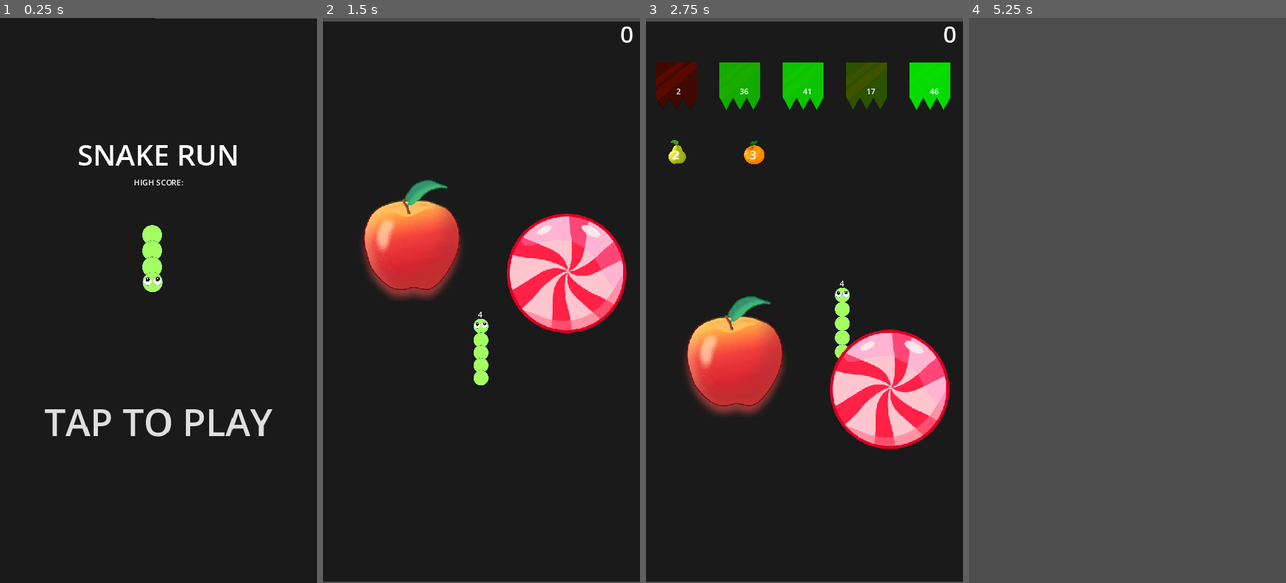
Above: before the commit, frames 1-4 (left to right).
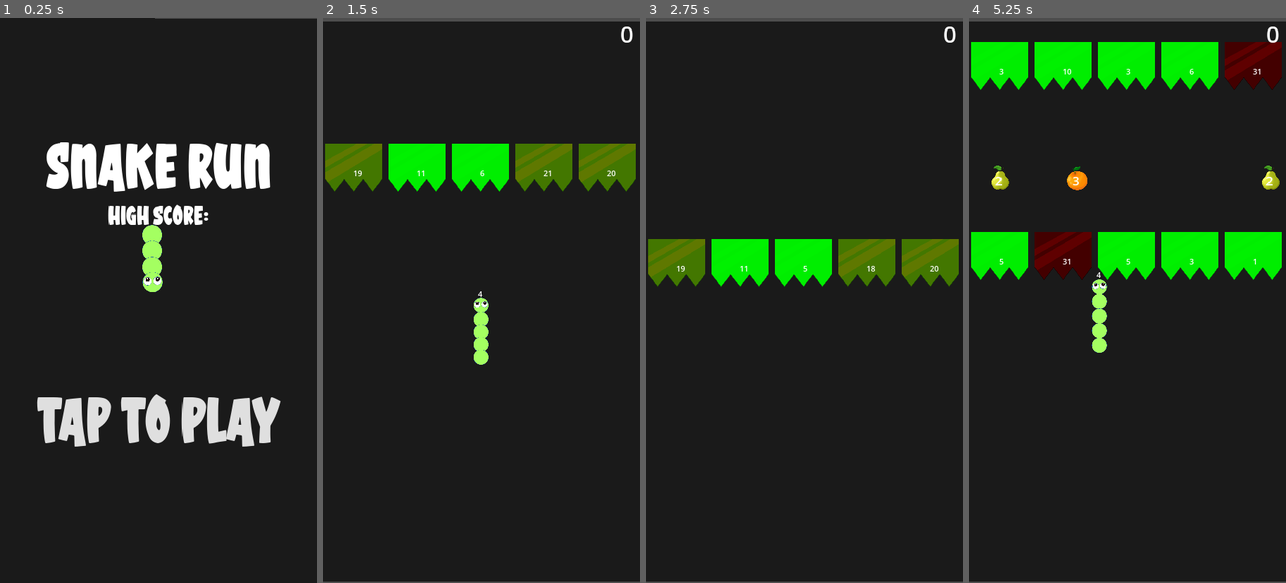
Above: after the commit, the same moments.

Repository: owasi70/SnakeRunV1
Game: Godot game, scene res://scene/start_menu.tscn
Two runs of this game, one before a commit and one after it. Both use one fixed random seed, a clock stepped at 60 frames per second and the inputs below.
Inputs (mouse positions are in pixels of both pictures, inside the frame that each line leads up to):
- Up to frame 1 (0.25 s): no input
- Up to frame 2 (1.5 s): click "TAP TO PLAY" at 0.5 s; move the mouse to (551, 272) at 1.27 s; click (551, 272) at 1.42 s
- Up to frame 3 (2.75 s): drag from (741, 328) to (788, 413) at 2.02 s
- Up to frame 4 (5.25 s): move the mouse to (1159, 176) at 2.77 s; click (1159, 176) at 2.92 s; click (1127, 419) at 3.5 s, where only the run after the commit has a clickable "TAP TO PLAY"; drag from (1111, 413) to (1076, 328) at 4.27 s; move the mouse to (1222, 385) at 5.02 s; click (1222, 385) at 5.17 s

The runs differ from the first frame. In frame 1, 8.2% of the frame differs, in the area x 11-89%, y 22-76%; in frame 2, 18%; in frame 3, 23%; in frame 4, 99%, in the area x 0-100%, y 0-100%.

Commit message:
Final Updated

Diff:
--- a/project.godot
+++ b/project.godot
@@ -50,7 +50,6 @@
 [input_devices]
 
 pointing/emulate_touch_from_mouse=true
-pointing/emulate_mouse_from_touch=false
 
 [physics]
 
@@ -61,3 +60,4 @@
 textures/canvas_textures/default_texture_filter=0
 renderer/rendering_method="gl_compatibility"
 renderer/rendering_method.mobile="gl_compatibility"
+textures/vram_compression/import_etc2_astc=true
--- a/scene/box.tscn
+++ b/scene/box.tscn
@@ -4,7 +4,7 @@
 [ext_resource type="Texture2D" uid="uid://dq1isnrnrnjl3" path="res://asset/ob2.png" id="1_o7qi3"]
 
 [sub_resource type="RectangleShape2D" id="RectangleShape2D_ppd61"]
-size = Vector2(83, 95)
+size = Vector2(116, 92)
 
 [sub_resource type="Curve" id="Curve_1higy"]
 _data = [Vector2(0, 1), 0.0, 0.0, 0, 0, Vector2(1, 0.021978), 0.0, 0.0, 0, 0]
@@ -35,11 +35,12 @@
 
 [node name="Sprite2D" type="Sprite2D" parent="."]
 z_as_relative = false
-scale = Vector2(0.5, 0.5)
+position = Vector2(0.25, -0.292645)
+scale = Vector2(0.7, 0.5)
 texture = ExtResource("1_o7qi3")
 
 [node name="CollisionShape2D" type="CollisionShape2D" parent="."]
-position = Vector2(0.5, -0.5)
+position = Vector2(1, -2)
 shape = SubResource("RectangleShape2D_ppd61")
 
 [node name="Label" type="Label" parent="."]
--- a/scene/main.tscn
+++ b/scene/main.tscn
@@ -8,11 +8,6 @@
 [ext_resource type="Script" path="res://script/box_manager.gd" id="6_413no"]
 [ext_resource type="PackedScene" uid="uid://bw6hdqsks2n0o" path="res://scene/box.tscn" id="7_crl1a"]
 [ext_resource type="Script" path="res://script/hud.gd" id="8_tn8h0"]
-[ext_resource type="Texture2D" uid="uid://3si5snhm4sf5" path="res://asset/candy-256.png" id="9_cpufq"]
-[ext_resource type="Texture2D" uid="uid://bpo7pu64qci3b" path="res://asset/apple-256.png" id="10_jdftp"]
-
-[sub_resource type="CircleShape2D" id="CircleShape2D_tifrn"]
-radius = 102.489
 
 [node name="main" type="Node2D"]
 
@@ -39,9 +34,9 @@
 script = ExtResource("4_d8dcq")
 snake_path = NodePath("../snake")
 food_scene = ExtResource("5_ttqjx")
-appearance_frequency = 20
+appearance_frequency = 29
 min_spawn_time = 1.0
-max_spawn_time = 2.0
+max_spawn_time = 4.0
 
 [node name="BoxManager" type="Node2D" parent="."]
 script = ExtResource("6_413no")
@@ -49,7 +44,7 @@
 box_scene = ExtResource("7_crl1a")
 min_spawn_time = 1.0
 max_spawn_time = 3.0
-min_spawn_dist = 1000.0
+min_spawn_dist = 600.0
 
 [node name="Timer" type="Timer" parent="."]
 
@@ -76,35 +71,3 @@
 size_flags_horizontal = 4
 size_flags_vertical = 0
 theme_override_font_sizes/font_size = 46
-
-[node name="RigidBody2D" type="RigidBody2D" parent="."]
-position = Vector2(904, 623)
-can_sleep = false
-max_contacts_reported = 1
-
-[node name="Sprite2D" type="Sprite2D" parent="RigidBody2D"]
-texture = ExtResource("9_cpufq")
-
-[node name="CollisionPolygon2D" type="CollisionPolygon2D" parent="RigidBody2D"]
-polygon = PackedVector2Array(-18, -126, -18, -124.7, -31.4, -122, -35.4, -122, -49.3, -116, -52.6, -116, -76.6, -100, -78.9, -100, -102.9, -74, -104.3, -74, -120.3, -40, -121.7, -40, -125.7, -17, -127, -17, -127, 14.3, -122, 33, -122, 37.5, -109, 63.5, -109, 65.8, -87, 90.7, -87, 92, -69, 105, -69, 106.3, -54, 113.2, -54, 114.5, -24, 122.5, -24, 123.7, -15.1, 125, 13.3, 125, 42.1, 117, 45.6, 117, 73.5, 100, 75.9, 100, 97.8, 77, 99.2, 77, 116.2, 45, 117.6, 45, 123.7, 16, 125, 16, 125, -15.3, 118, -41, 118, -44.5, 103, -70.5, 103, -72.8, 84, -92.8, 84, -94.1, 62, -109.1, 62, -110.4, 35, -120.5, 35, -121.7, 16, -124.8, 16, -126)
-
-[node name="RigidBody2D2" type="RigidBody2D" parent="."]
-position = Vector2(502, 525)
-mass = 50.646
-gravity_scale = 0.0
-
-[node name="Sprite2D" type="Sprite2D" parent="RigidBody2D2"]
-texture = ExtResource("9_cpufq")
-
-[node name="CollisionPolygon2D" type="CollisionPolygon2D" parent="RigidBody2D2"]
-polygon = PackedVector2Array(-18, -126, -18, -124.7, -31.4, -122, -35.4, -122, -49.3, -116, -52.6, -116, -76.6, -100, -78.9, -100, -102.9, -74, -104.3, -74, -120.3, -40, -121.7, -40, -125.7, -17, -127, -17, -127, 14.3, -122, 33, -122, 37.5, -109, 63.5, -109, 65.8, -87, 90.7, -87, 92, -69, 105, -69, 106.3, -54, 113.2, -54, 114.5, -24, 122.5, -24, 123.7, -15.1, 125, 13.3, 125, 42.1, 117, 45.6, 117, 73.5, 100, 75.9, 100, 97.8, 77, 99.2, 77, 116.2, 45, 117.6, 45, 123.7, 16, 125, 16, 125, -15.3, 118, -41, 118, -44.5, 103, -70.5, 103, -72.8, 84, -92.8, 84, -94.1, 62, -109.1, 62, -110.4, 35, -120.5, 35, -121.7, 16, -124.8, 16, -126)
-
-[node name="StaticBody2D2" type="StaticBody2D" parent="."]
-position = Vector2(184, 454)
-collision_mask = 3
-
-[node name="Sprite2D" type="Sprite2D" parent="StaticBody2D2"]
-texture = ExtResource("10_jdftp")
-
-[node name="CollisionShape2D" type="CollisionShape2D" parent="StaticBody2D2"]
-shape = SubResource("CircleShape2D_tifrn")
--- a/scene/snake.tscn
+++ b/scene/snake.tscn
@@ -36,7 +36,7 @@
 contact_monitor = true
 max_contacts_reported = 1
 script = ExtResource("1_1y70h")
-speed = 240.0
+speed = 290.0
 sensitivity = 0.8
 tail_scene = ExtResource("2_httmn")
 follow_speed = 29.0
--- a/scene/start_menu.tscn
+++ b/scene/start_menu.tscn
@@ -1,7 +1,8 @@
-[gd_scene load_steps=8 format=3 uid="uid://ckmciqr8cjc8k"]
+[gd_scene load_steps=9 format=3 uid="uid://ckmciqr8cjc8k"]
 
 [ext_resource type="Script" path="res://script/start_menu.gd" id="1_pe21p"]
 [ext_resource type="Texture2D" uid="uid://bg6nf6nalmvor" path="res://asset/bg.png" id="2_x7mcd"]
+[ext_resource type="FontFile" uid="uid://1j7na7h6hgcd" path="res://asset/font/Spooky Cartoon.ttf" id="3_0kcdi"]
 [ext_resource type="Texture2D" uid="uid://cpgr1jdahp86t" path="res://asset/body.png" id="3_gxdx6"]
 [ext_resource type="Texture2D" uid="uid://bb77tm6myevic" path="res://asset/head.png" id="4_7nrpy"]
 
@@ -145,12 +146,15 @@
 [node name="Label" type="Label" parent="VBoxContainer"]
 layout_mode = 2
 size_flags_horizontal = 4
-theme_override_font_sizes/font_size = 59
+theme_override_fonts/font = ExtResource("3_0kcdi")
+theme_override_font_sizes/font_size = 134
 text = "SNAKE RUN"
 horizontal_alignment = 1
 
 [node name="highScore" type="Label" parent="VBoxContainer"]
 layout_mode = 2
+theme_override_fonts/font = ExtResource("3_0kcdi")
+theme_override_font_sizes/font_size = 56
 text = "HIGH SCORE:"
 horizontal_alignment = 1
 vertical_alignment = 1
@@ -168,7 +172,8 @@
 offset_bottom = 263.0
 grow_horizontal = 2
 grow_vertical = 2
-theme_override_font_sizes/font_size = 76
+theme_override_fonts/font = ExtResource("3_0kcdi")
+theme_override_font_sizes/font_size = 136
 text = "TAP TO PLAY"
 icon_alignment = 1
 
--- a/script/box.gd
+++ b/script/box.gd
@@ -12,34 +12,44 @@
 var life_for_color: float
 
 func _ready() -> void:
-	# Randomize life based on box type
-	life = randi() % 46 + 1
+	life = get_random_life()
 	life_for_color = life
 	label.text = str(life)
 	initial_pos = global_position
 	set_box_color()
 
 func _process(delta: float) -> void:
-	global_position = initial_pos  # Keeps box in place if static
-
-	# If life is <= 0, queue the box for removal
+	global_position = initial_pos
 	if life <= 0:
 		queue_free()
 
 
 func _physics_process(delta: float) -> void:
-	# Update color based on current life
 	if life != life_for_color:
 		life_for_color = life
 		set_box_color()
 		update_text()
 
 func update_text() -> void:
-	label.text = str(max(life, 0))  # Prevents negative numbers
+	label.text = str(max(life, 0))
 
 func set_box_color() -> void:
-	var t = life / float(max_life_for_red)
-	sprite.modulate = Color(1 - t, t, 0, 1)  # Green to Red transition
+	if life <= 15:
+		sprite.modulate = Color(0, 1, 0, 1)
+	elif life <= 29:
+		sprite.modulate = Color(1, 0.5, 0, 1)
+	else:
+		sprite.modulate = Color(1, 0, 0, 1)
+
+
+func get_random_life() -> int:
+	var rand_value = randf() * 100
+	if rand_value < 70:
+		return randi_range(1, 10)
+	elif rand_value < 90:
+		return randi_range(11, 20)
+	else:
+		return randi_range(21, 50)
 
 func decrease_health(amount: int) -> void:
 	life -= amount
--- a/script/box_manager.gd
+++ b/script/box_manager.gd
@@ -25,16 +25,14 @@
 		if this_time < next_spawn_time:
 			this_time += delta
 		else:
-			# Decide whether to spawn full row or random number of blocks
-			var full_row_chance = randi() % 2 == 0
+			var full_row_chance = randi() % 3 == 0
 			if full_row_chance:
 				spawn_row(5)
 			else:
-				spawn_row((randi() % 5) + 1)
+				spawn_row((randi() % 4) + 1)
 			this_time = 0
 			next_spawn_time = randf_range(min_spawn_time, max_spawn_time)
 	else:
-		# If snake is no longer in the scene, stop spawning
 		this_time = 0
 		next_spawn_time = 0
 
@@ -46,18 +44,14 @@
 			while lane_number in lanes:
 				lane_number = randi() % 5
 			lanes.append(lane_number)
-			# Use the snake's position to spawn blocks
 			var spawn_y = snake.global_position.y - min_spawn_dist
 			spawn_blocks(lane_number, spawn_y)
 
 func spawn_blocks(lane_number, spawn_y) -> void:
-	# Get the width of the viewport (screen width)
 	var viewport_width = get_viewport_rect().size.x
 	var lane_width = viewport_width / 5
-	# Calculate the x position based on the lane number
 	var x = (lane_number * lane_width) + lane_width / 2
 	var spawn_pos = Vector2(x, spawn_y)
-	# Ensure blocks are not duplicated
 	if spawn_pos not in existing_blocks:
 		var box_instance = box_scene.instantiate()
 		box_instance.global_position = spawn_pos
@@ -66,14 +60,11 @@
 
 func _physics_process(_delta: float) -> void:
 	if is_instance_valid(snake):
-		# Remove blocks that have moved off the screen
 		for child in get_children():
 			if child.is_in_group("Box") and child.global_position.y > snake.global_position.y + get_viewport_rect().size.y:
 				child.queue_free()
 				existing_blocks.erase(child.global_position)
 	else:
-		# Snake is no longer in the scene, remove all blocks with a delay
-		# Track blocks that need to be removed
 		for child in get_children():
 			if child.is_in_group("Box"):
 				blocks_to_remove.append(child)
--- a/script/food.gd
+++ b/script/food.gd
@@ -74,3 +74,5 @@
 	if body.has_method("increase_length"):
 		body.increase_length(value)
 		queue_free()
+	if body is Box:
+		body.queue_free()
--- a/script/food_manager.gd
+++ b/script/food_manager.gd
@@ -37,7 +37,7 @@
 	var camera_y = camera.global_position.y if camera else 0
 	var spawn_y = camera_y - viewport_rect.size.y / 2 - 50
 	if snake:
-		spawn_y = snake.global_position.y - lane_width * 2 - 200
+		spawn_y = snake.global_position.y - lane_width * 2 - 500
 	for i in range(-2, 3):
 		if randi() % 100 < appearance_frequency:
 			var x = i * lane_width + viewport_width / 2 + randf_range(-lane_width / 3, lane_width / 3)
@@ -45,3 +45,9 @@
 			food_instance.global_position = Vector2(x, spawn_y)
 			food_instance.add_to_group("Food")
 			add_child(food_instance)
+
+func _physics_process(_delta: float) -> void:
+	if is_instance_valid(snake):
+		for child in get_children():
+			if child.is_in_group("Food") and child.global_position.y > snake.global_position.y + get_viewport_rect().size.y:
+				child.queue_free()
Binary file added: asset/font/Spooky Cartoon.ttf
Not shown, added: asset/font/Spooky Cartoon.ttf.import
Not shown, added: export_presets.cfg
Not shown: 1 places in scene/main.tscn that only renumber resources
